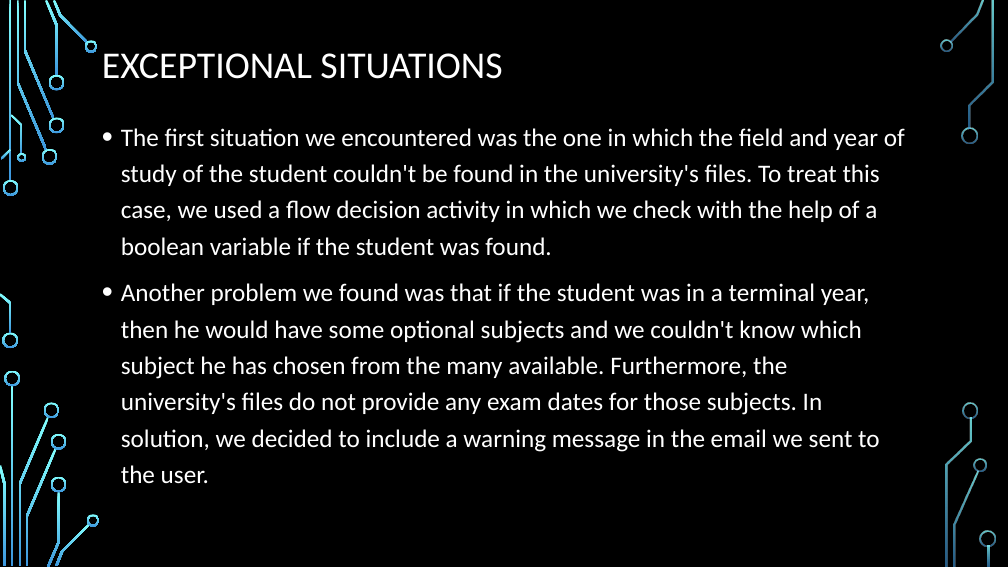
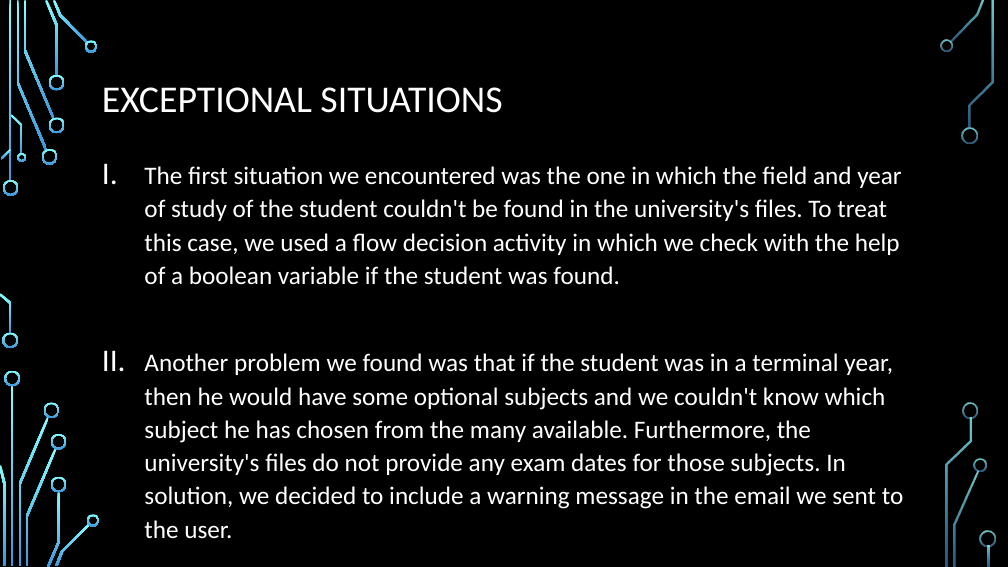
Before and after one commit to ioanachelaru/Student-exam-scheduler, a slide deck: slide 4 of Student exam scheduler.pptx. Drawn at 1008x567 pixels with LibreOffice and Linux fonts; fonts in the diff are those of the drawing; background and template pictures are left out. Boxes give left, top, right and bottom in pixels: in the first picture for what was removed or moved away, otherwise in the second. Text is boxed around its words. In the diff, an @@ line names an element or a change of style, - is before the commit and + after.

```diff
--- a/Student exam scheduler.pptx
+++ b/Student exam scheduler.pptx
@@ title "EXCEPTIONAL SITUATIONS": place and size @@
-title "EXCEPTIONAL SITUATIONS" at [102, 53, 502, 79]
+title "EXCEPTIONAL SITUATIONS" at [102, 87, 502, 113]
@@ text "The first situation we encountered ...": place and size @@
-text "The first situation we encountered ..." at [121, 128, 905, 484]
+text "The first situation we encountered ..." at [144, 166, 903, 539]
@@ text "The first situation we encountered ..." at [144, 166, 903, 539]: bullet • to I.; line spacing 1.2 to 1.1 @@
```
Also in this commit, not shown: 1 other slide changed, 2 slides added, 1 slide removed.
